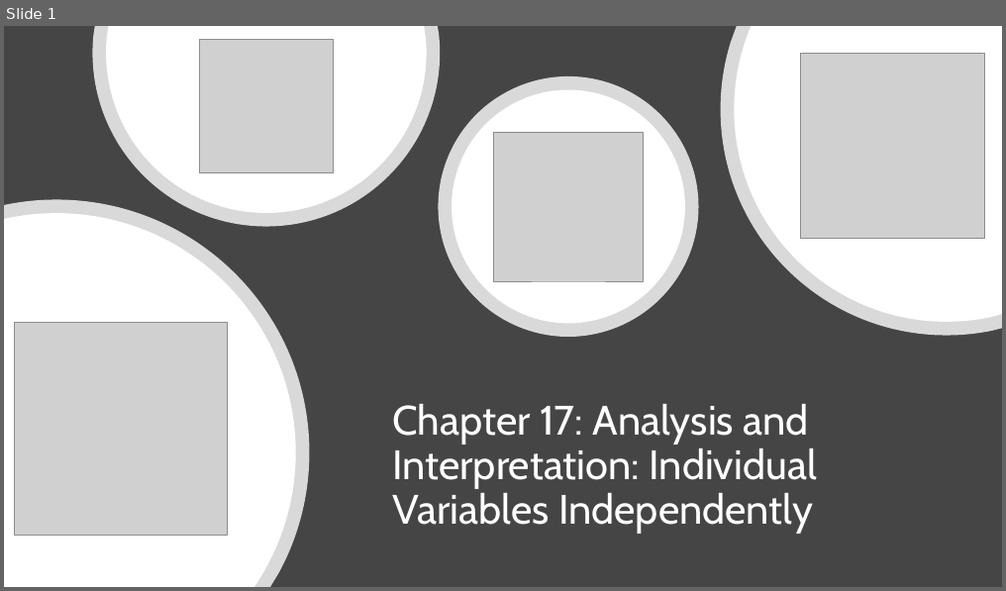
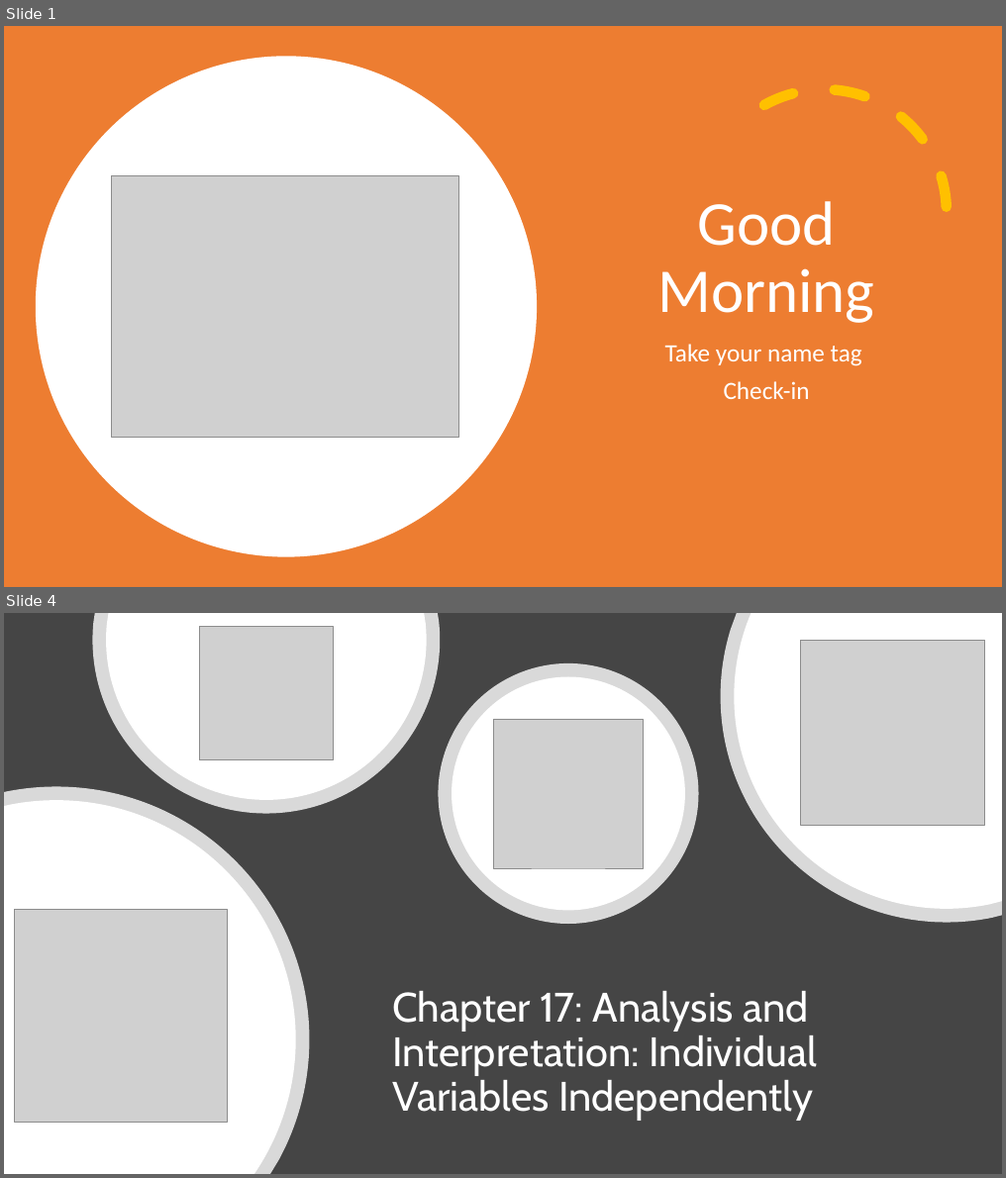
Before and after one commit to mikenguyen13/mar4050, a slide deck: lectures/11/2_Analysis and Interpretation Individual Variables Independently.pptx. Shown one above the other, each under a label of ours: slide 1 before the commit, slides 1 and 4 after it; the slides between them are not shown. The pictures are 1006x591 and 1006x1178 pixels, drawn with LibreOffice and Linux fonts; fonts in the diff are those of the drawing; grey boxes stand for pictures. Boxes give left, top, right and bottom in pixels: in the first picture for what was removed or moved away, otherwise in the second. Text is boxed around its words. In the diff, an @@ line names an element or a change of style, - is before the commit and + after.

```diff
--- a/lectures/11/2_Analysis and Interpretation Individual Variables Independently.pptx
+++ b/lectures/11/2_Analysis and Interpretation Individual Variables Independently.pptx
@@ slide 1 added at (4,26,1002,587), background #FFFFFF @@
@@ rectangle added at (4,26,1002,587), fill #ED7D31 @@
@@ ellipse added at (36,56,537,558), fill #FFFFFF @@
@@ arc (boxed as its full ellipse) added at (702,89,946,335), outline #FFC000 10 pt dashed @@
@@ picture added at (111,176,459,438) @@
@@ title added at (657,201,874,323), 60 pt, text #FFFFFF @@
+Good Morning
@@ subtitle added at (665,344,862,399), 24 pt, text #FFFFFF @@
+Take your name tag
+Check-in
@@ what was slide 1 is now slide 4 @@
```
Also in this commit, not shown: 6 slides changed, 3 other slides added, 2 slides removed, 15 other files.
